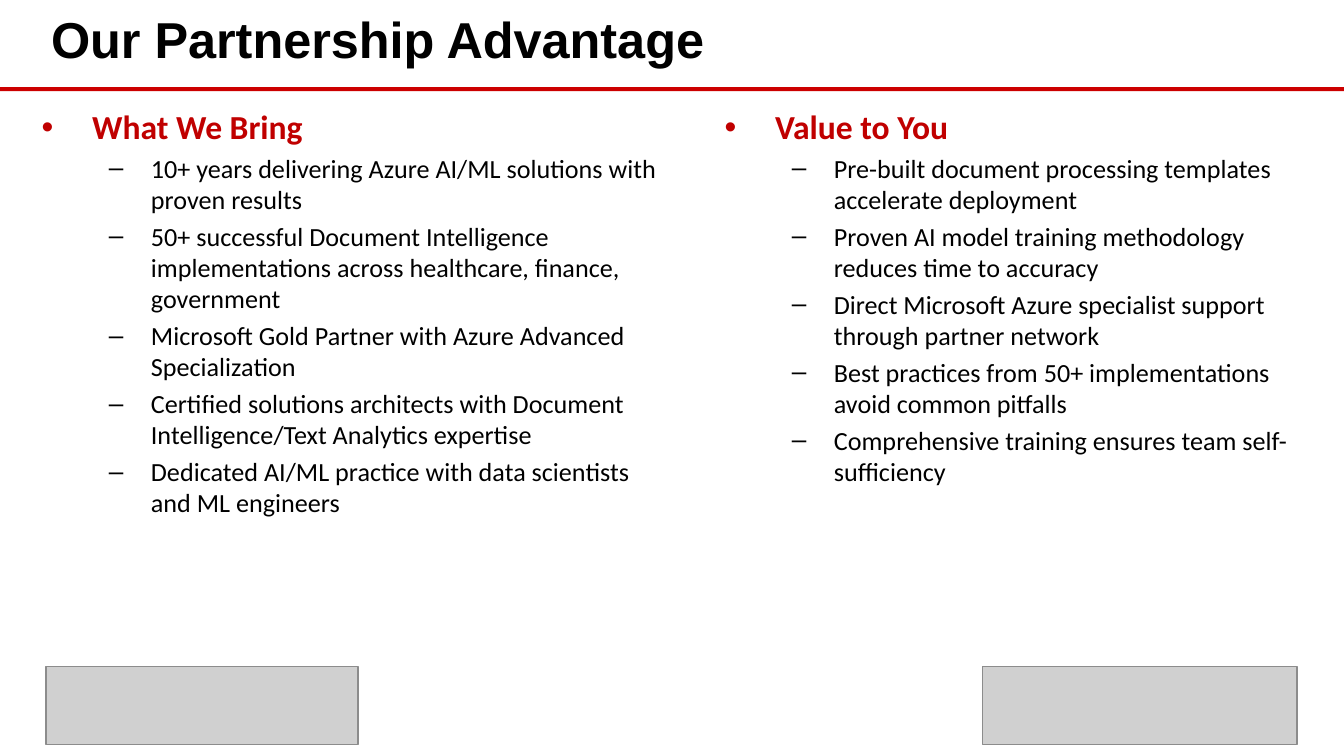
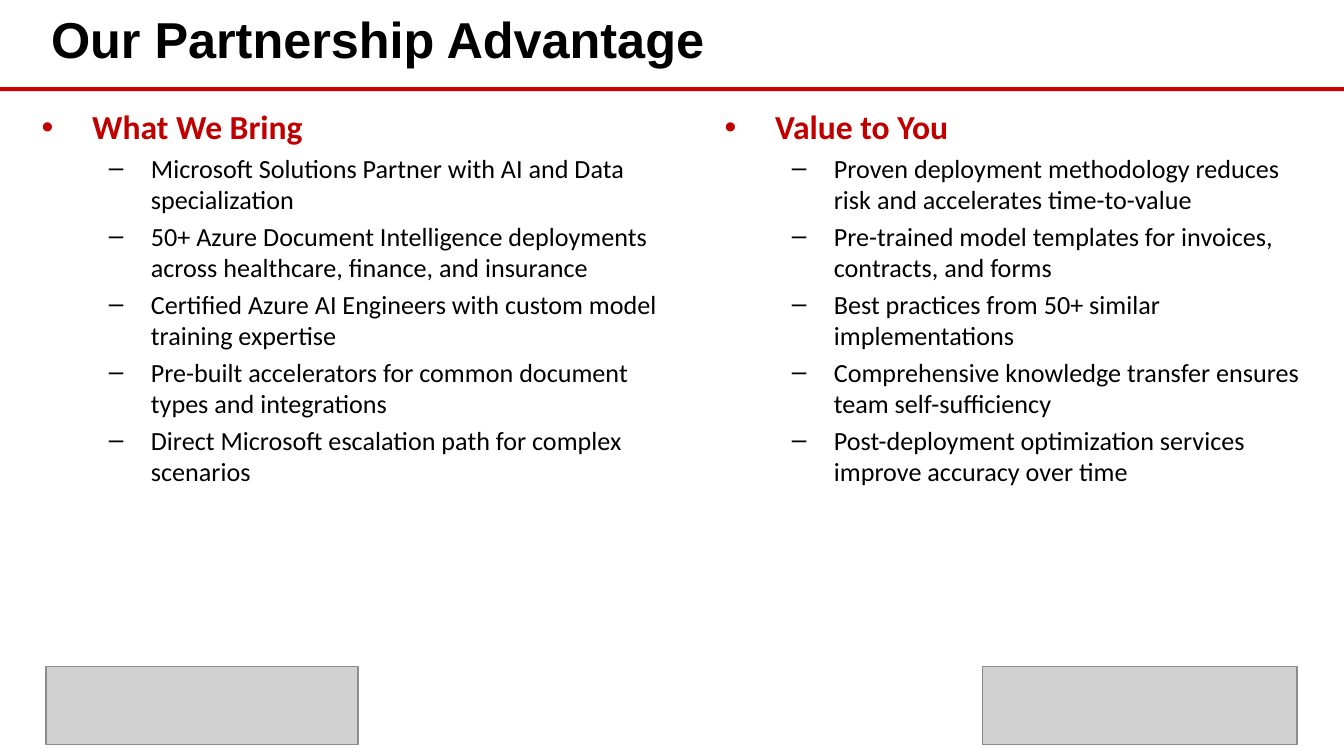
Before and after one commit to eoframework/solutions, a slide deck: slide 8 of solutions/azure/ai/document-intelligence/presales/solution-briefing.pptx (slide 7 before the commit). Drawn at 1344x756 pixels with LibreOffice and Linux fonts; fonts in the diff are those of the drawing; grey boxes stand for pictures; background and template pictures are left out. Boxes give left, top, right and bottom in pixels: in the first picture for what was removed or moved away, otherwise in the second. Text is boxed around its words. In the diff, an @@ line names an element or a change of style, - is before the commit and + after.

Commit message:
Add Engagement Scope slides with solution-specific scope for Azure solutions
- Document Intelligence: IDP scope (document types, AI/ML complexity, accuracy)
- Enterprise Landing Zone: Landing zone scope (management groups, subscriptions, policies)
- Sentinel SIEM: Security scope (data connectors, analytics rules, log ingestion)
- DevOps Enterprise Platform: DevOps scope (repositories, pipelines, deployments)
- Virtual Desktop: AVD scope (host pools, app groups, user profiles)
- Virtual WAN Global: Network scope (WAN hubs, VPN connections, bandwidth)
- Updated LOE CSVs with proper SCOPE ASSUMPTIONS structure for Doc Intel and Landing Zone
- Regenerated all 6 PPTX files with 11-slide structure including Engagement Scope

```diff
--- a/solutions/azure/ai/document-intelligence/presales/solution-briefing.pptx
+++ b/solutions/azure/ai/document-intelligence/presales/solution-briefing.pptx
@@ text at [151,160,656,482]: text changed @@
-  – 10+ years delivering Azure AI/ML solutions with proven results
-  – 50+ successful Document Intelligence implementations across healthcare, finance, government
-  – Microsoft Gold Partner with Azure Advanced Specialization
-  – Certified solutions architects with Document Intelligence/Text Analytics expertise
-  – Dedicated AI/ML practice with data scientists and ML engineers
+  – Microsoft Solutions Partner with AI and Data specialization
+  – 50+ Azure Document Intelligence deployments across healthcare, finance, and insurance
+  – Certified Azure AI Engineers with custom model training expertise
+  – Pre-built accelerators for common document types and integrations
+  – Direct Microsoft escalation path for complex scenarios
@@ text at [834,160,1299,486]: text changed @@
-  – Pre-built document processing templates accelerate deployment
-  – Proven AI model training methodology reduces time to accuracy
-  – Direct Microsoft Azure specialist support through partner network
-  – Best practices from 50+ implementations avoid common pitfalls
-  – Comprehensive training ensures team self-sufficiency
+  – Proven deployment methodology reduces risk and accelerates time-to-value
+  – Pre-trained model templates for invoices, contracts, and forms
+  – Best practices from 50+ similar implementations
+  – Comprehensive knowledge transfer ensures team self-sufficiency
+  – Post-deployment optimization services improve accuracy over time
```
Also in this commit, not shown: 8 other slides changed, 1 slide added, 13 other files.
